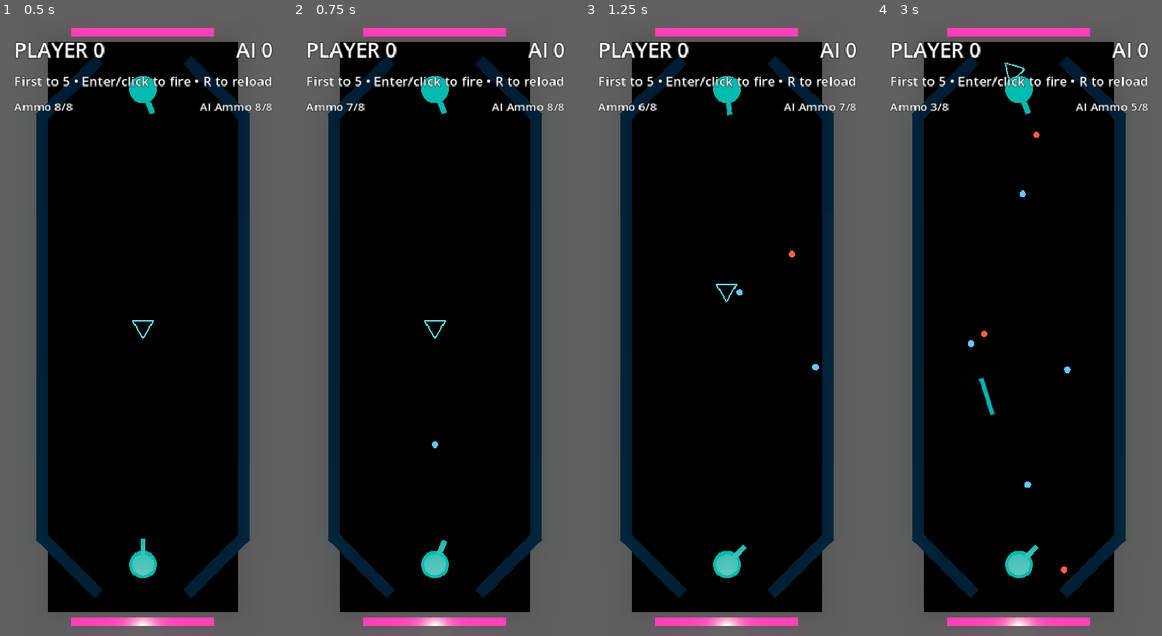
Above: before the commit, frames 1-4 (left to right).
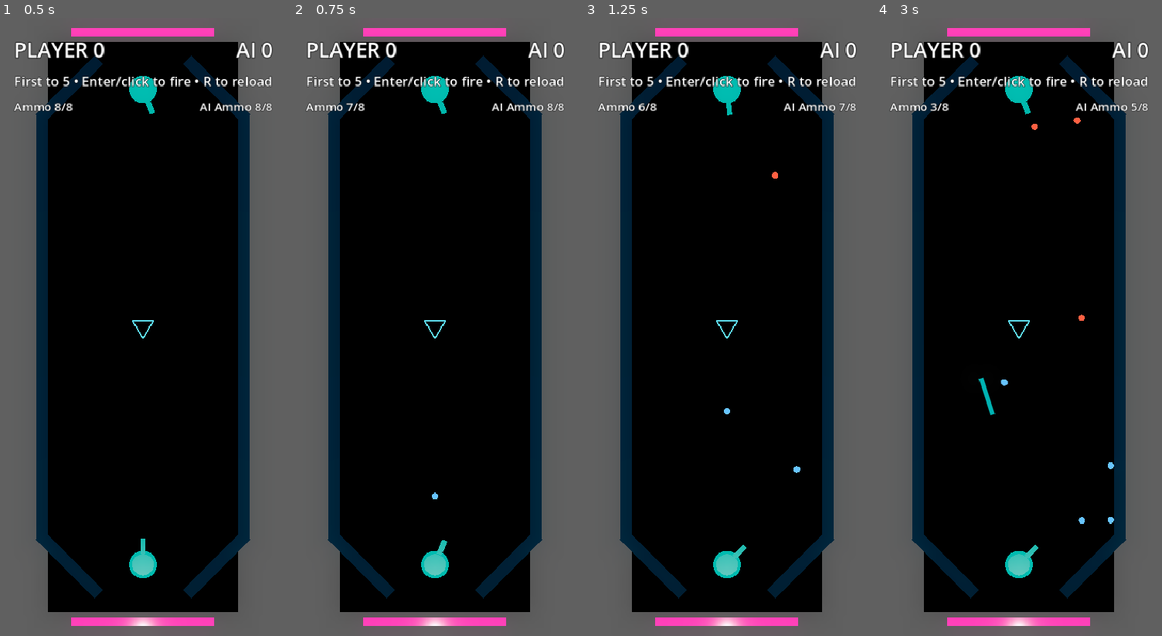
Above: after the commit, the same moments.

Repository: mchambers-mojang/sweet-vinegar-games
Game: Godot game, scene res://carom/scenes/carom_arena.tscn
The game is run twice, just before and just after one commit, with the same random seed, the same clock (stepped at 60 frames per second) and the same inputs. This scene is started directly instead of the project's main scene.
Inputs (mouse positions are in pixels of both pictures, inside the frame that each line leads up to):
- Up to frame 1 (0.5 s): no input
- Up to frame 2 (0.75 s): tap Enter (ui_accept) at 0.5 s; move the mouse to (497, 296) at 0.52 s; hold Right (ui_right) from 0.53 s (still down); hold Shift from 0.53 s (still down); click (497, 296) at 0.67 s
- Up to frame 3 (1.25 s): keep holding Right (ui_right); keep holding Shift; tap Enter (ui_accept) at 0.77 s
- Up to frame 4 (3 s): release Right (ui_right) at 1.25 s; release Shift at 1.25 s; tap Enter (ui_accept) at 1.25, 2, 2.75 s; drag from (961, 357) to (1004, 450) at 1.27 s; move the mouse to (1047, 191) at 2.02 s; hold Right (ui_right) 2.03-2.75 s; tap Ctrl at 2.1 s; drag from (1004, 450) to (933, 234) at 2.77 s

Frame 1 is identical in both runs. In frame 2, less than 0.1% of the frame differs, in the area x 48-52%, y 68-78%; in frame 3, 0.2%; in frame 4, 0.4%, in the area x 32-84%, y 7-90%.

Commit message:
refactor: let physics handle puck push — no more artificial impulse
Switched projectile from move_and_collide + manual impulse to
move_and_slide with push_rigid_bodies=true. Now Godot's physics
engine naturally transfers force to the puck on collision. We only
handle the bounce direction ourselves.

Co-authored-by: Copilot <223556219+Copilot@users.noreply.github.com>

Diff:
--- a/carom/scenes/carom_projectile.tscn
+++ b/carom/scenes/carom_projectile.tscn
@@ -18,6 +18,8 @@
 
 [node name="CaromProjectile" type="CharacterBody3D"]
 script = ExtResource("1")
+wall_min_slide_angle = 0.0
+push_rigid_bodies = true
 
 [node name="CollisionShape3D" type="CollisionShape3D" parent="."]
 shape = SubResource("1")
--- a/carom/scripts/carom_projectile.gd
+++ b/carom/scripts/carom_projectile.gd
@@ -1,11 +1,10 @@
 class_name CaromProjectile
 extends CharacterBody3D
 
-## Straight-line projectile that imparts force to the puck and bounces off walls.
+## Straight-line projectile that bounces off walls and pushes the puck.
 ## Only leaves play when entering a goal area.
 
 @export var speed: float = 18.0
-@export var puck_impulse: float = 2.5
 
 var direction: Vector3 = Vector3.FORWARD
 var owner_side: StringName = StringName()
@@ -34,28 +33,19 @@
 
 
 func _physics_process(delta: float) -> void:
-	var collision: KinematicCollision3D = move_and_collide(direction * speed * delta)
-	if collision:
-		_handle_collision(collision)
+	velocity = direction * speed
+	move_and_slide()
 
+	# Check for collisions and bounce
+	for i in range(get_slide_collision_count()):
+		var collision: KinematicCollision3D = get_slide_collision(i)
+		var normal: Vector3 = collision.get_normal()
+		direction = direction.bounce(normal)
+		direction.y = 0.0
+		direction = direction.normalized()
 
-func _handle_collision(collision: KinematicCollision3D) -> void:
-	var collider := collision.get_collider()
-	var normal: Vector3 = collision.get_normal()
-
-	if collider is CaromPuck:
-		var puck := collider as CaromPuck
-		var hit_strength: float = abs(direction.dot(-normal))
-		var impulse_dir: Vector3 = -normal
-		impulse_dir.y = 0.0
-		impulse_dir = impulse_dir.normalized()
-		# Apply at center — no offset torque to prevent wild spins
-		puck.apply_central_impulse(impulse_dir * puck_impulse * hit_strength)
-
-	# Bounce off everything
-	direction = direction.bounce(normal)
-	direction.y = 0.0
-	direction = direction.normalized()
+	# Keep on ground
+	global_position.y = 0.0
 
 
 ## Called by goal Area3D when this projectile enters — removes from play.
